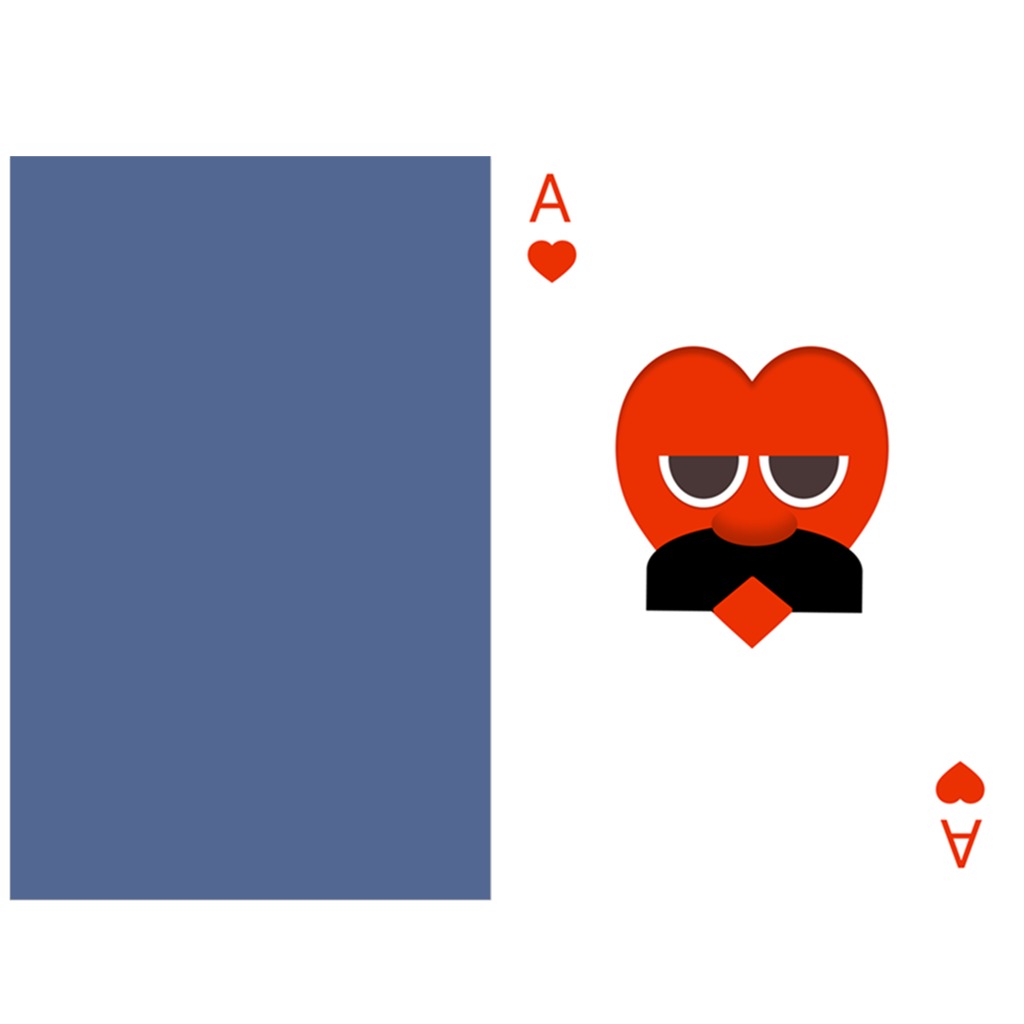
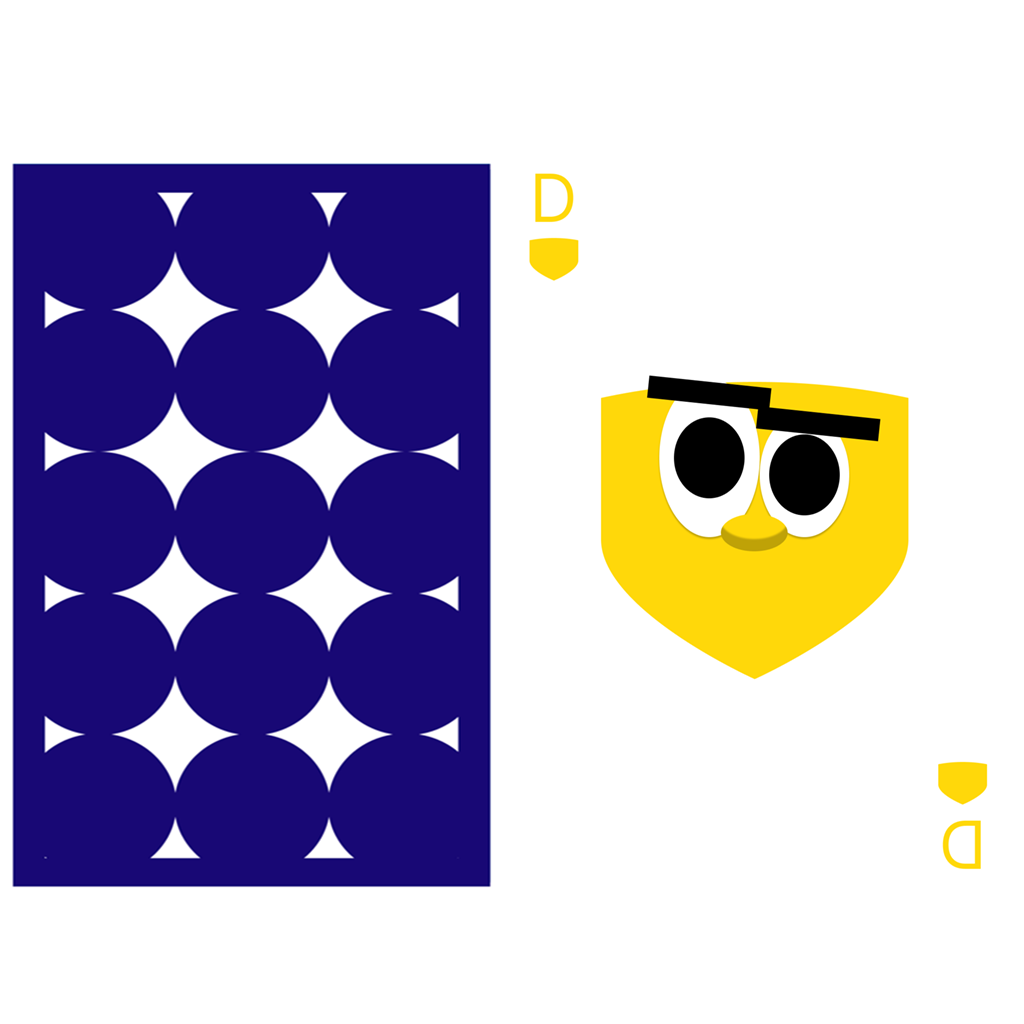
Before/after of a 1024×1024 layered artwork. What changed in the layer stack:
added layer "Layer 7" in group "Group 1" over [left=526, top=172, right=988, bottom=870]
added layer "Layer 6" in group "Group 1" over [left=526, top=172, right=988, bottom=870]
added layer "Layer 5" in group "Group 1" over [left=526, top=172, right=988, bottom=870]
added layer "Layer 4" in group "Group 1" over [left=9, top=158, right=492, bottom=889]
hid "Layer 2 copy", painted on it over [left=9, top=156, right=492, bottom=901]
